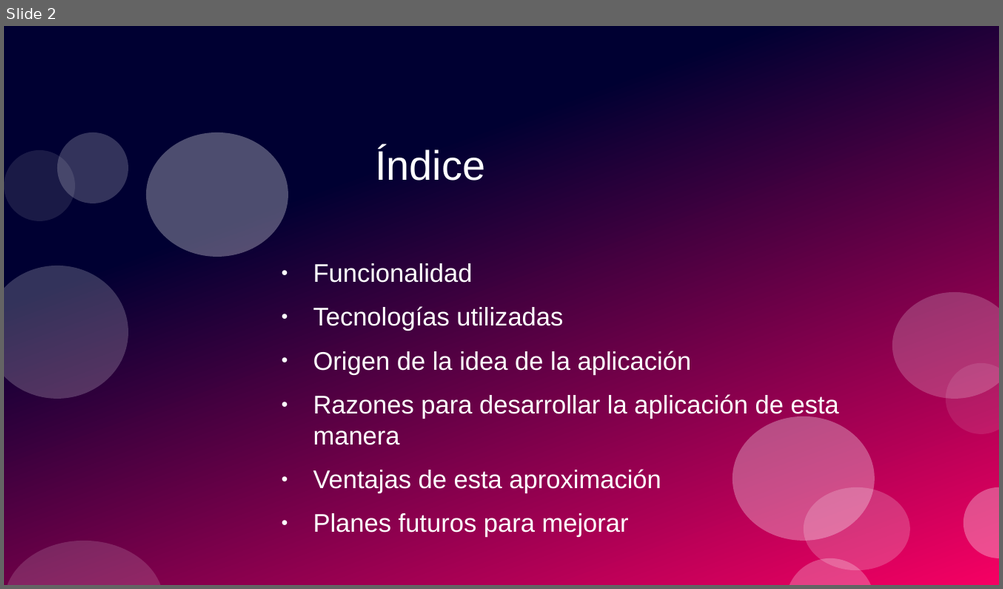
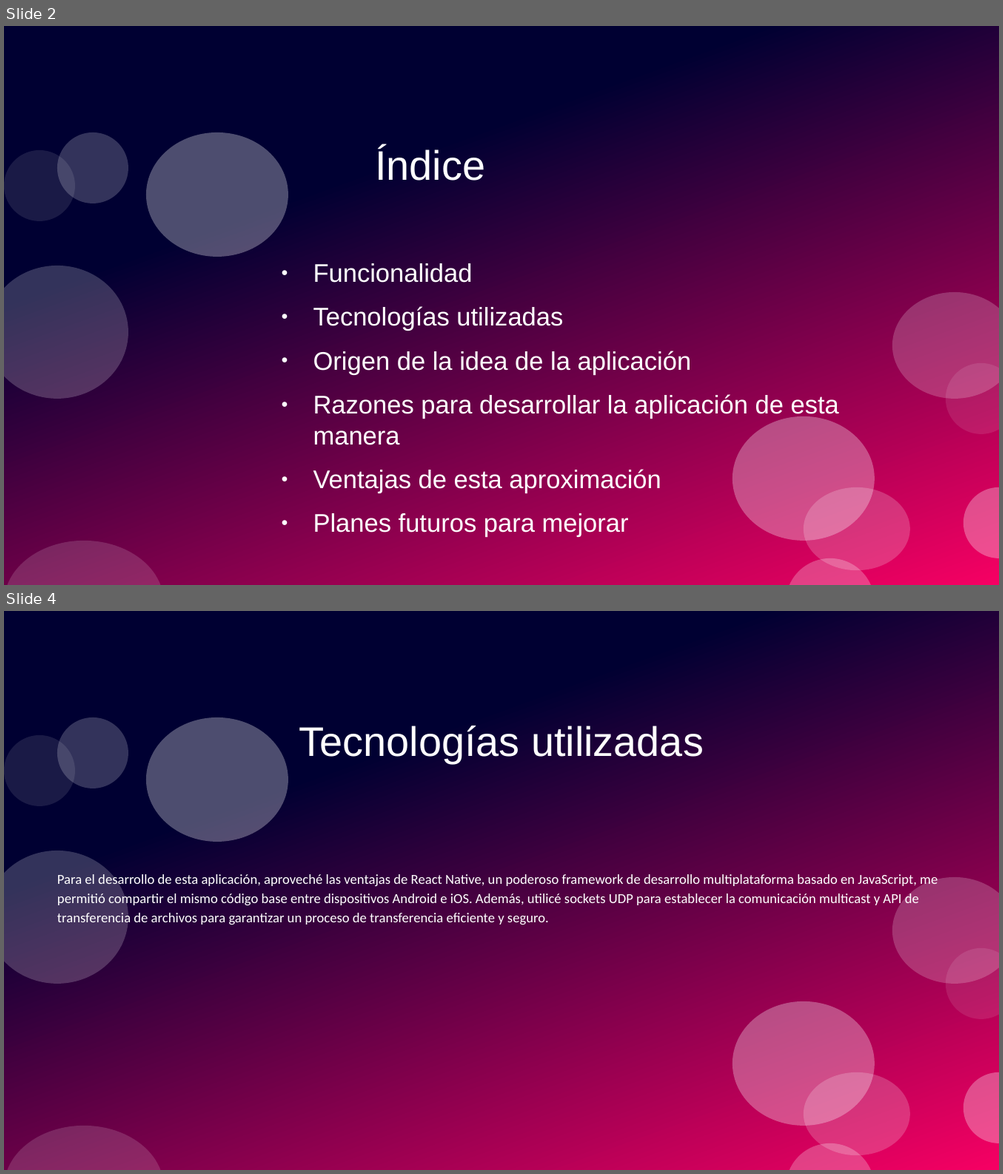
Before and after one commit to Guillermo750/integracion-dam, a slide deck: Defensa/Presentación/ReactNativeApp.odp. Shown one above the other, each under a label of ours: slide 2 before the commit, slides 2 and 4 after it; the slides between them are not shown. The pictures are 1003x589 and 1003x1174 pixels, drawn with LibreOffice and Linux fonts; fonts in the diff are those of the drawing. Boxes give left, top, right and bottom in pixels: in the first picture for what was removed or moved away, otherwise in the second. Text is boxed around its words. In the diff, an @@ line names an element or a change of style, - is before the commit and + after.

```diff
--- a/Defensa/Presentación/ReactNativeApp.odp
+++ b/Defensa/Presentación/ReactNativeApp.odp
@@ slide 4 added at (4, 611, 999, 1170), background #FFFFFF; not listed: 12 template elements that a slide beside it also shows @@
@@ title added at (299, 726, 703, 763), 33 pt, text #FFFFFF @@
+Tecnologías utilizadas
@@ text added at (57, 873, 937, 927), 11 pt, text #FFFFFF @@
+Para el desarrollo de esta aplicación, aproveché las ventajas de React Native, un poderoso framework de desarrollo multiplataforma basado en JavaScript, me permitió compartir el mismo código base entre dispositivos Android e iOS. Además, utilicé sockets UDP para establecer la comunicación multicast y API de transferencia de archivos para garantizar un proceso de transferencia eficiente y seguro.
```
Also in this commit, not shown: 4 slides changed, 1 other slide added, 2 slides removed, 1 other file.
